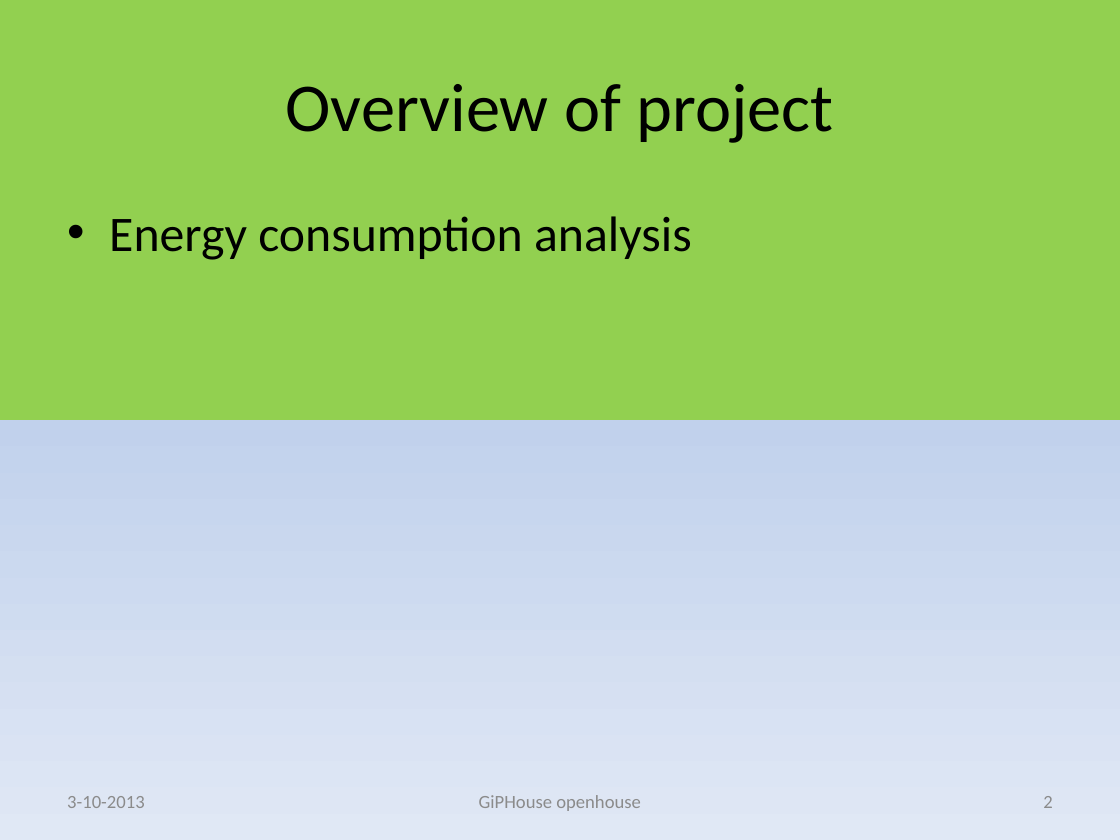
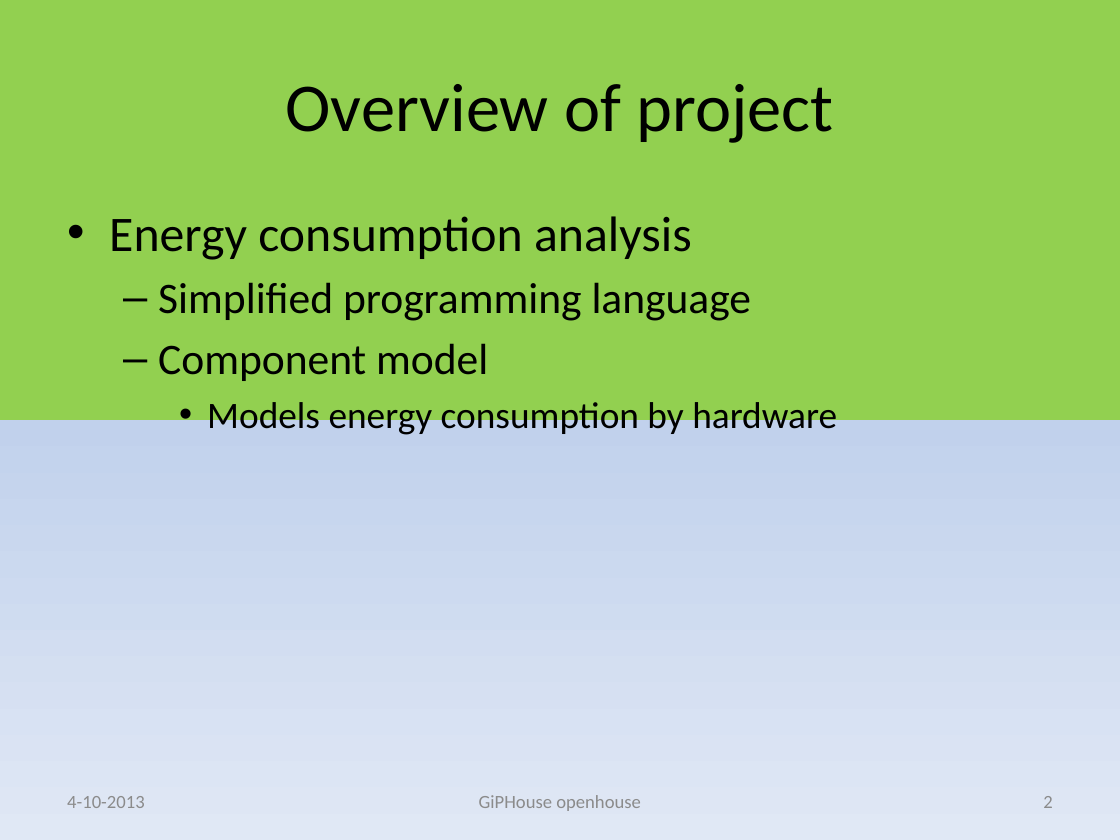
Before and after one commit to squell/ecalogic, a slide deck: slide 2 of doc/ppt/Energie2013Presentaiton1.pptx. Drawn at 1120x840 pixels with LibreOffice and Linux fonts; fonts in the diff are those of the drawing. Boxes give left, top, right and bottom in pixels: in the first picture for what was removed or moved away, otherwise in the second. Text is boxed around its words. In the diff, an @@ line names an element or a change of style, - is before the commit and + after.

```diff
--- a/doc/ppt/Energie2013Presentaiton1.pptx
+++ b/doc/ppt/Energie2013Presentaiton1.pptx
@@ text at box(158, 282, 837, 438): paragraphs added @@
+  – Simplified programming language
+  – Component model
+    • Models energy consumption by hardware
@@ text at box(67, 796, 145, 808): text changed @@
-3-10-2013
+4-10-2013
```
Also in this commit, not shown: 4 other slides changed, 1 slide added.
